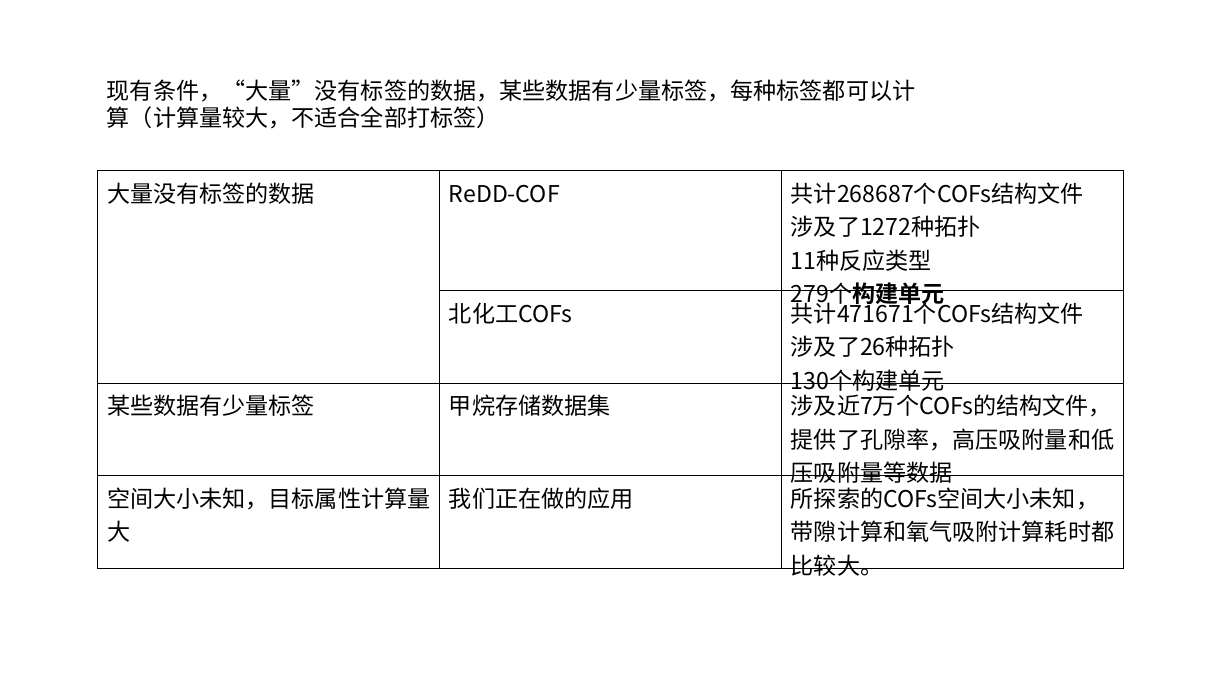
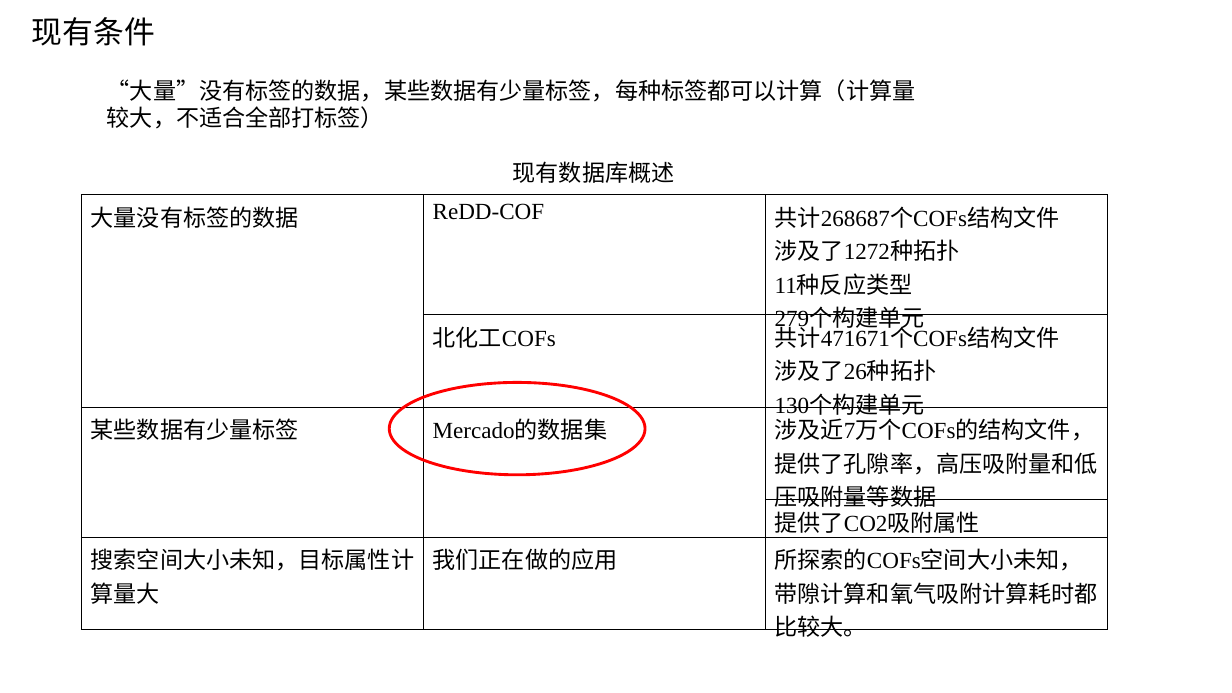
Before and after one commit to TheBestOrNothing-gwh/weekly, a slide deck: slide 11 of COFs属性预测.pptx (slide 9 before the commit). Drawn at 1232x693 pixels with LibreOffice and Linux fonts; fonts in the diff are those of the drawing. Boxes give left, top, right and bottom in pixels: in the first picture for what was removed or moved away, otherwise in the second. Text is boxed around its words. In the diff, an @@ line names an element or a change of style, - is before the commit and + after.

```diff
--- a/COFs属性预测.pptx
+++ b/COFs属性预测.pptx
@@ text added at box(32, 17, 155, 46), 24 pt, text #000000 @@
+现有条件
@@ text at box(107, 79, 915, 129): text changed @@
-现有条件，“大量”没有标签的数据，某些数据有少量标签，每种标签都可以计算（计算量较大，不适合全部打标签）
+“大量”没有标签的数据，某些数据有少量标签，每种标签都可以计算（计算量较大，不适合全部打标签）
@@ text added at box(513, 161, 675, 183), 18 pt, text #000000 @@
+现有数据库概述
@@ table at box(81, 195, 1107, 641) @@
-row 3: 某些数据有少量标签 | 甲烷存储数据集 | 涉及近7万个COFs的结构文件， / 提供了孔隙率，高压吸附量和低压吸附量等数据
-row 4: 空间大小未知，目标属性计算量大 | 我们正在做的应用 | 所探索的COFs空间大小未知，带隙计算和氧气吸附计算耗时都比较大。
+row 3: 某些数据有少量标签 | Mercado的数据集 | 涉及近7万个COFs的结构文件， / 提供了孔隙率，高压吸附量和低压吸附量等数据
+row 4:  |  | 提供了CO2吸附属性
+row 5: 搜索空间大小未知，目标属性计算量大 | 我们正在做的应用 | 所探索的COFs空间大小未知，带隙计算和氧气吸附计算耗时都比较大。
@@ table: place and size @@
-table at box(98, 171, 1124, 580)
+table at box(81, 195, 1107, 641)
@@ ellipse added at box(389, 383, 645, 475), outline #FF0000 2.25 pt @@
```
Also in this commit, not shown: 4 other slides changed, 8 slides added, 2 other files.
